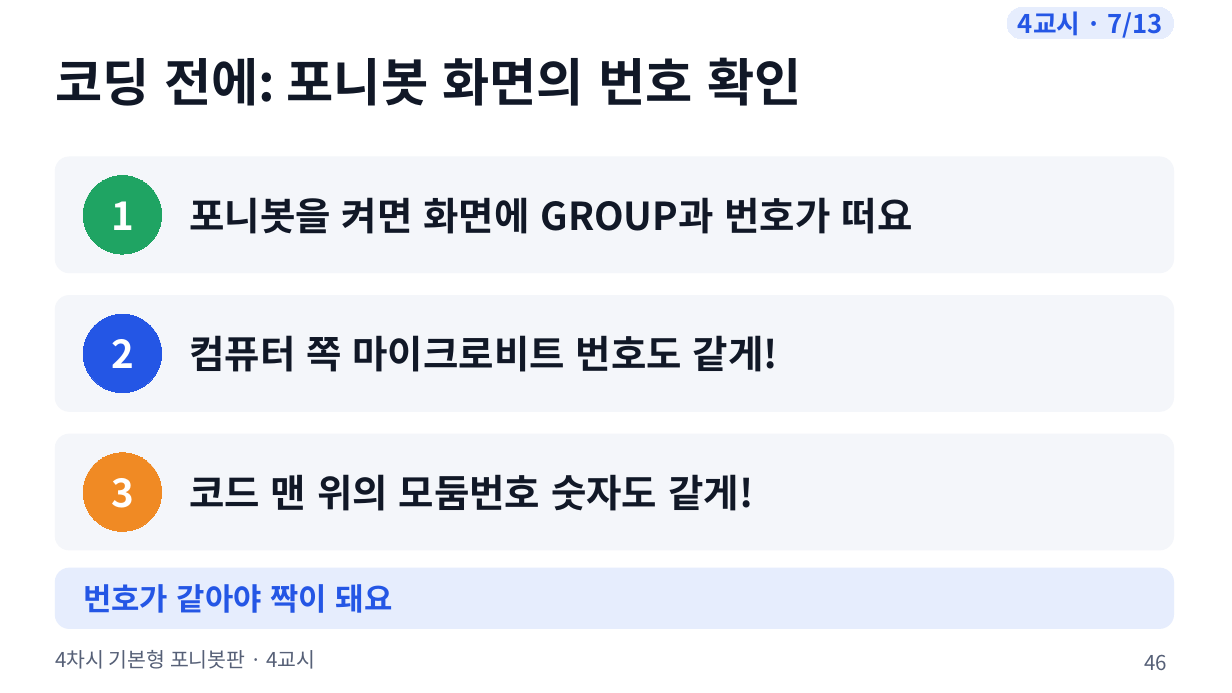
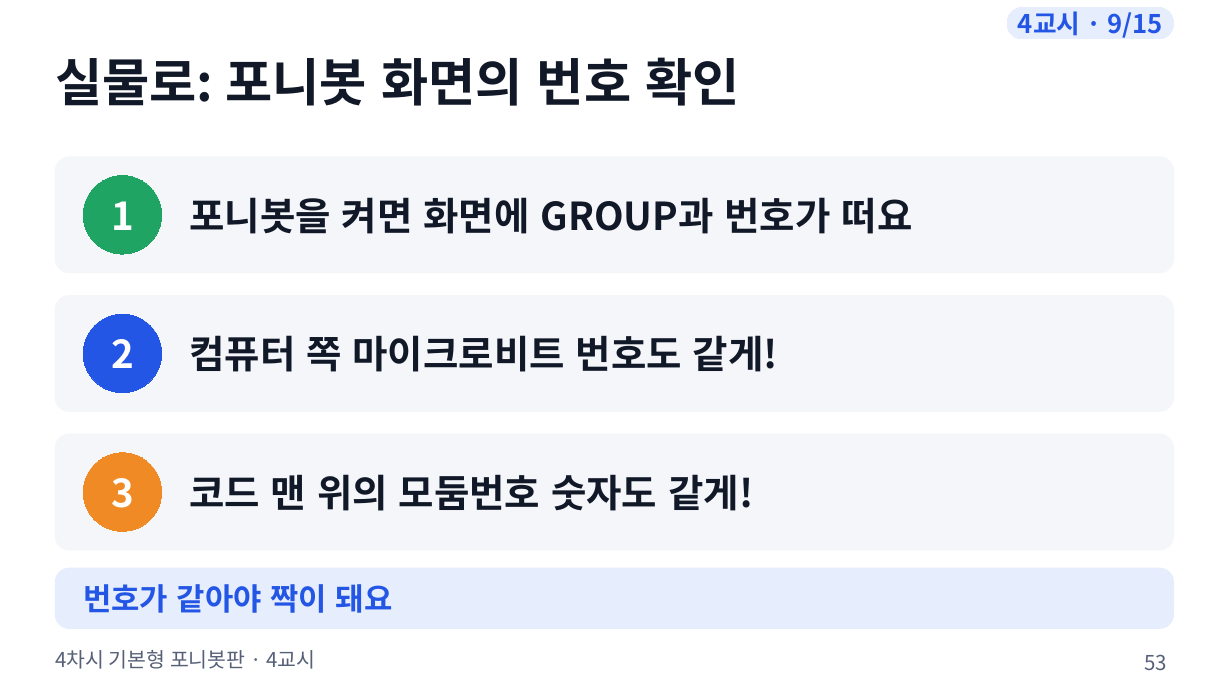
Before and after one commit to boundaryx01-uniquelife/microbit, a slide deck: slide 53 of materials/포니봇_4차시_기본형/ponybot_4차시_수업슬라이드.pptx (slide 46 before the commit). Drawn at 1232x693 pixels with LibreOffice and Linux fonts; fonts in the diff are those of the drawing. Boxes give left, top, right and bottom in pixels: in the first picture for what was removed or moved away, otherwise in the second. Text is boxed around its words. In the diff, an @@ line names an element or a change of style, - is before the commit and + after.

```diff
--- a/materials/포니봇_4차시_기본형/ponybot_4차시_수업슬라이드.pptx
+++ b/materials/포니봇_4차시_기본형/ponybot_4차시_수업슬라이드.pptx
@@ text in rounded rectangle at (1018, 11, 1162, 38): text changed @@
-4교시 · 7/13
+4교시 · 9/15
@@ text at (55, 57, 740, 106): text changed @@
-코딩 전에: 포니봇 화면의 번호 확인
+실물로: 포니봇 화면의 번호 확인
@@ page number at (1144, 654, 1167, 670): text changed @@
-46
+53
```
Also in this commit, not shown: 32 other slides changed, 10 slides added, 3 slides removed, 9 other files.
